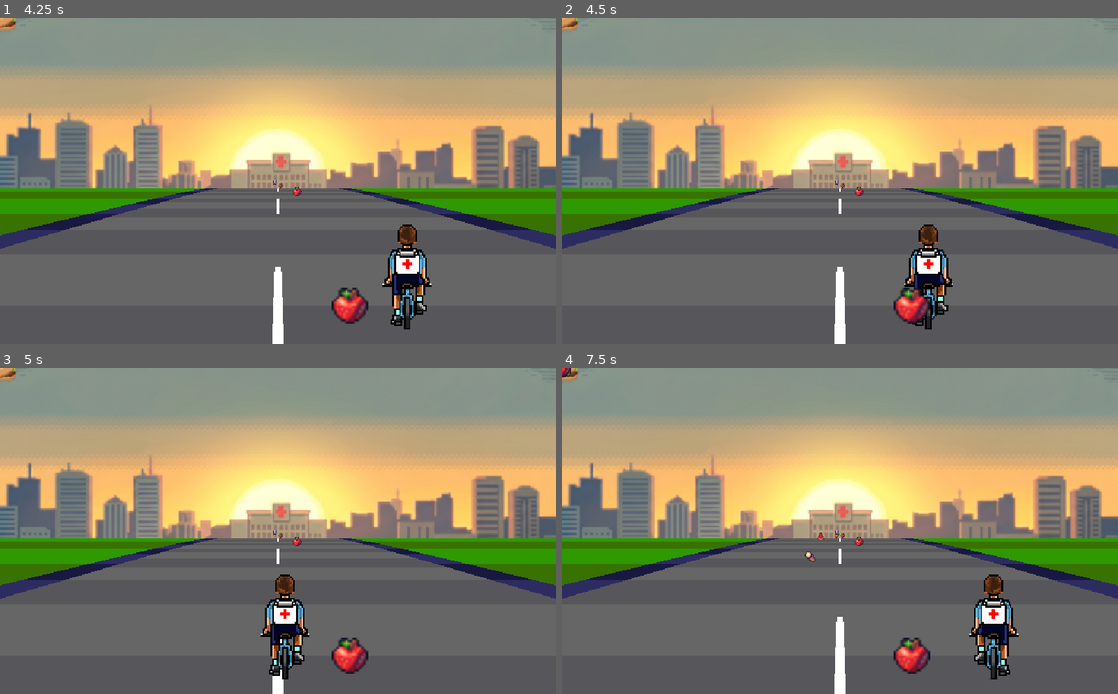
Above: before the commit, frames 1-4 (two rows, left to right).
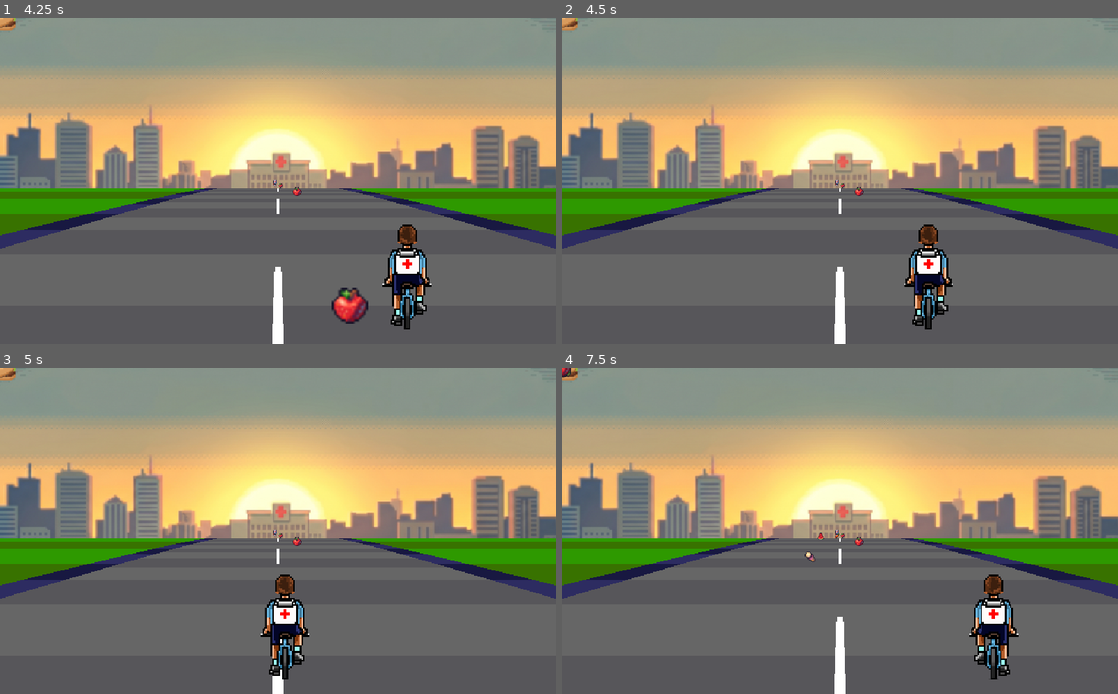
Above: after the commit, the same moments.

Repository: AnaLuizaS4ntos/Corrida_vital_v1
Game: Godot game, scene res://scenes/cena_Rua.tscn
The game is run twice, just before and just after one commit, with the same random seed, the same clock (stepped at 60 frames per second) and the same inputs.
Inputs:
- Up to frame 1 (4.25 s): tap Enter at 0.5 s; hold Right (right) 0.53-1.28 s; hold Down (ui_down) 1.28-2.03 s; hold Right (right) 2.03-2.78 s; hold Up (ui_up) 2.78-3.53 s; hold Left (left) from 3.53 s (still down)
- Up to frame 2 (4.5 s): keep holding Left (left)
- Up to frame 3 (5 s): keep holding Left (left)
- Up to frame 4 (7.5 s): release Left (left) at 5.03 s; hold Down (ui_down) 5.03-5.78 s; hold Right (right) 5.78-6.53 s; hold Up (ui_up) 6.53-7.28 s; hold Right (right) from 7.28 s (still down)

Frame 1 is identical in both runs. In frame 2, 0.5% of the frame differs, in the area x 59-67%, y 82-94%; in frame 3, 0.5%; in frame 4, 0.5%.

Commit message:
colisao player faz itens sumirem

Diff:
--- a/scenes/cena_Rua.tscn
+++ b/scenes/cena_Rua.tscn
@@ -2,8 +2,6 @@
 
 [ext_resource type="Script" uid="uid://dl2otafkeoyte" path="res://scr/cena_rua.gd" id="1_gpi17"]
 [ext_resource type="Texture2D" uid="uid://j3c106oa70si" path="res://assets/Captura de tela 2026-05-15 012241.png" id="1_jfhvc"]
-[ext_resource type="Texture2D" uid="uid://x78ngnooahto" path="res://assets/player/sprite 1 (2).png" id="3_lrpq3"]
-[ext_resource type="Texture2D" uid="uid://du38qyx5id7fj" path="res://assets/buraco/pixilart-sprite (1).png" id="4_r528x"]
 [ext_resource type="PackedScene" uid="uid://c2t3rfxbtl1hq" path="res://scenes/player.tscn" id="5_x48ou"]
 
 [node name="Pseudo_3D" type="Node2D" unique_id=711295868]
@@ -17,15 +15,4 @@
 region_enabled = true
 region_rect = Rect2(0.635, 2.145, 1176, 374)
 
-[node name="Sprite1(2)" type="Sprite2D" parent="." unique_id=620600456]
-visible = false
-position = Vector2(-250, 176)
-texture = ExtResource("3_lrpq3")
-
-[node name="PixilartSprite(1)" type="Sprite2D" parent="." unique_id=1900288404]
-visible = false
-position = Vector2(366, 496)
-scale = Vector2(0.15767047, 0.15767047)
-texture = ExtResource("4_r528x")
-
 [node name="Player" parent="." unique_id=1908479447 instance=ExtResource("5_x48ou")]
--- a/scenes/player.gd
+++ b/scenes/player.gd
@@ -4,8 +4,8 @@
 @export var velocidade: float = 300.0
 
 func _physics_process(delta: float) -> void:
-	# Aqui trocamos para "left" e "right", exatamente como está na imagem image_a64127.png
-	var direcao = Input.get_axis("ui_left", "ui_right")
+
+	var direcao = Input.get_axis("left", "right")
 
 	if direcao:
 		# Se estiver pressionando algo, move o player no eixo X
@@ -16,3 +16,18 @@
 
 	# Aplica o movimento com física e colisão
 	move_and_slide()
+
+
+# --- FUNÇÃO QUE DETECTA OS ITENS DA PISTA ---
+func _on_detector_de_itens_area_entered(area: Area2D) -> void:
+	# Verificamos se o objeto em que o player encostou possui a variável 'eh_saudavel'
+	if "eh_saudavel" in area:
+		if area.eh_saudavel:
+			# Código quando toca em algo Saudável (Frutas)
+			print("Item Saudavel coletado! (Sumindo)")
+		else:
+			# Código quando toca em algo Não Saudável (Hambúrguer, cigarro, etc.)
+			print("Obstaculo Nao Saudavel atingido! (Sumindo)")
+
+		# Esta linha deleta o item do jogo imediatamente ao toque
+		area.queue_free()
--- a/scenes/player.tscn
+++ b/scenes/player.tscn
@@ -25,6 +25,9 @@
 "speed": 5.0
 }]
 
+[sub_resource type="RectangleShape2D" id="RectangleShape2D_g2els"]
+size = Vector2(88.75, 189)
+
 [node name="Player" type="CharacterBody2D" unique_id=478286453]
 script = ExtResource("1_g2els")
 
@@ -34,3 +37,11 @@
 sprite_frames = SubResource("SpriteFrames_dqkch")
 autoplay = "default"
 frame_progress = 0.6346509
+
+[node name="DetectorDeItens" type="Area2D" parent="." unique_id=1898577736]
+
+[node name="CollisionShape2D" type="CollisionShape2D" parent="DetectorDeItens" unique_id=512742685]
+position = Vector2(509, 474.5)
+shape = SubResource("RectangleShape2D_g2els")
+
+[connection signal="area_entered" from="DetectorDeItens" to="." method="_on_detector_de_itens_area_entered"]
